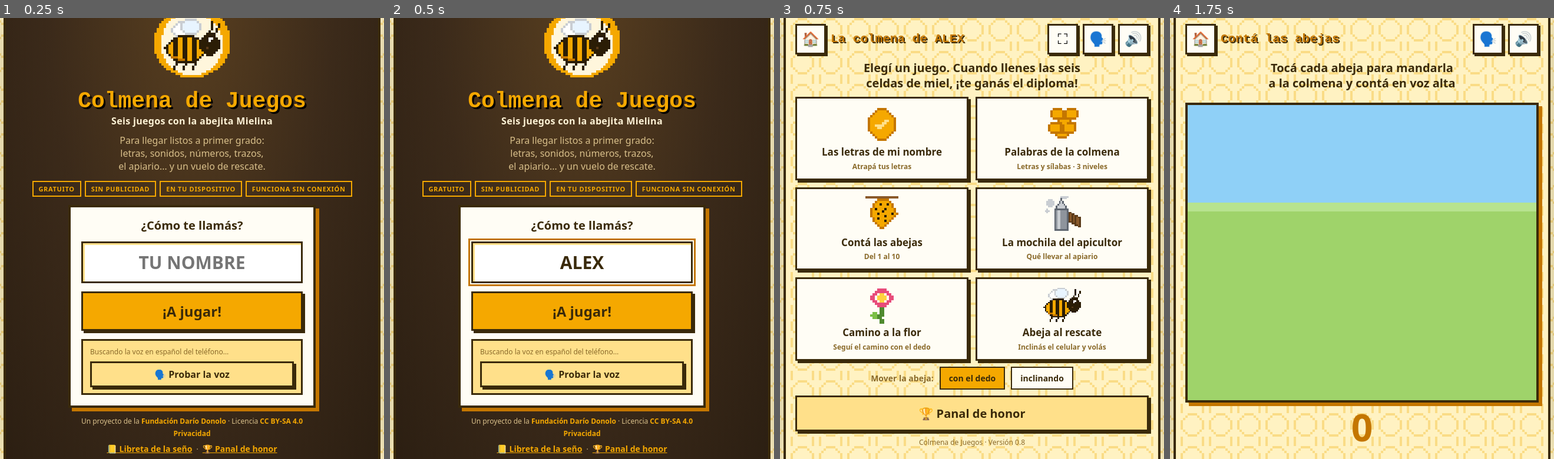
Above: before the commit, frames 1-4 (left to right).
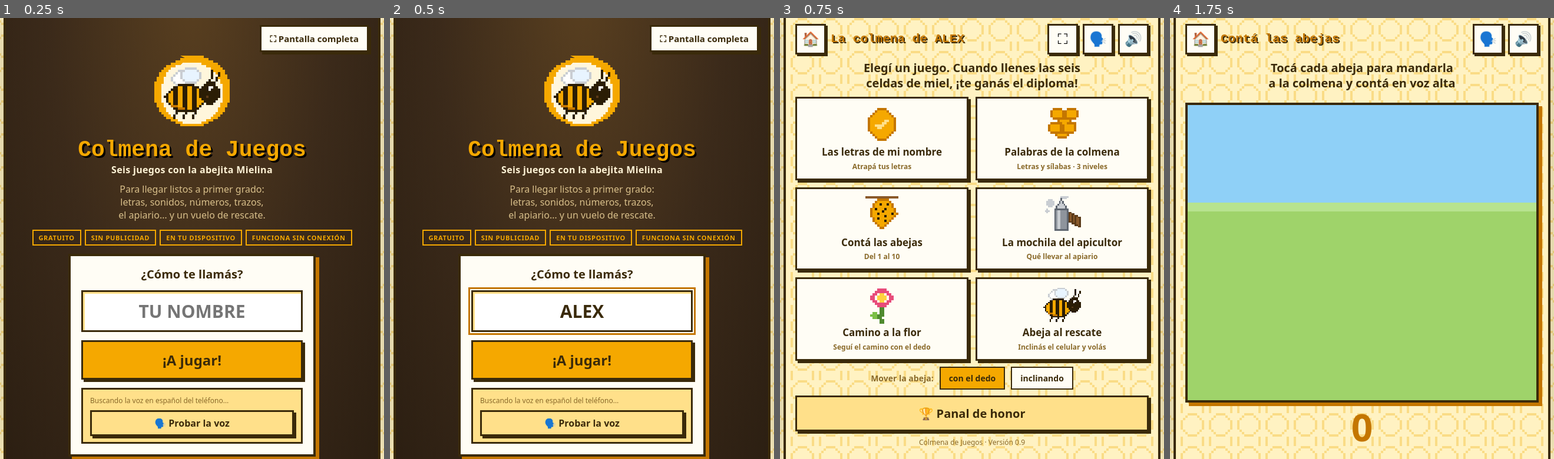
Above: after the commit, the same moments.

Repository: fundaciondd/colmenadejuegos
Game: browser game, page index.html
Two runs of this game, one before a commit and one after it. Both use one fixed random seed, a clock stepped at 60 frames per second and the inputs below.
Inputs (mouse positions are in pixels of both pictures, inside the frame that each line leads up to; where the layout moved, square brackets give the same spot in the first picture):
- Up to frame 1 (0.25 s): no input
- Up to frame 2 (0.5 s): click (582, 313) [582, 260] at 0.27 s; type "Alex" at 0.27 s
- Up to frame 3 (0.75 s): click "¡A jugar!" at 0.52 s
- Up to frame 4 (1.75 s): hold Right 1.03-1.53 s; click (1362, 256) at 1.07 s; tap Space at 1.1, 1.6 s; hold Down from 1.58 s (still down); click (1292, 203) at 1.67 s

The runs differ from the first frame. In frame 1, 38% of the frame differs, in the area x 8-96%, y 0-100%; in frame 2, 38%; in frame 3, less than 0.1%; in frame 4, nothing differs.

Commit message:
Add files via upload

Diff:
--- a/index.html
+++ b/index.html
@@ -45,7 +45,11 @@
 .foot{font-size:12px;color:var(--muted);text-align:center;margin:0}
 .foot a{color:var(--honey-deep);font-weight:800;text-decoration:none}
 /* home (cover) */
-#scrHome{background:var(--dark) radial-gradient(ellipse at 50% -10%,#5a4020 0,var(--dark) 55%,var(--dark-2) 100%);color:var(--fg-on-dark);align-items:center;justify-content:center;gap:14px}
+#scrHome{background:var(--dark) radial-gradient(ellipse at 50% -10%,#5a4020 0,var(--dark) 55%,var(--dark-2) 100%);color:var(--fg-on-dark);align-items:center;justify-content:center;justify-content:safe center;gap:14px;padding-top:calc(64px + env(safe-area-inset-top,0px))}
+#scrHome>*:first-child+.emblem{margin-top:0}
+.fspill{position:absolute;top:calc(12px + env(safe-area-inset-top,0px));right:16px;background:var(--panel);color:var(--fg);border:3px solid var(--line);box-shadow:4px 4px 0 var(--line);font:800 15px var(--font-body);padding:10px 14px;cursor:pointer;z-index:2;max-width:calc(100% - 32px)}
+.fspill:active{transform:translate(3px,3px);box-shadow:1px 1px 0 var(--line)}
+.fspill:focus-visible{outline:3px solid var(--honey);outline-offset:2px}
 #scrHome .emblem{width:128px;height:128px;max-width:100%;image-rendering:pixelated}
 #scrHome .emblem svg{width:100%;height:100%;display:block}
 #scrHome h1{color:var(--honey);text-shadow:3px 3px 0 #000}
@@ -143,6 +147,7 @@
 
 <!-- Portada -->
 <section class="screen" id="scrHome">
+  <button class="fspill" id="fsBtnHome">⛶ Pantalla completa</button>
   <div class="emblem" id="emblem" role="img" aria-label="Emblema: Mielina, la abeja"></div>
   <h1>Colmena de Juegos <small>Seis juegos con la abejita Mielina</small></h1>
   <p class="lead">Para llegar listos a primer grado: letras, sonidos, números, trazos, el apiario… y un vuelo de rescate.</p>
@@ -163,7 +168,7 @@
     <div>Un proyecto de la <a href="https://www.fundaciondd.org.ar/" rel="noopener">Fundación Darío Donolo</a> · Licencia <a href="https://creativecommons.org/licenses/by-sa/4.0/deed.es" rel="noopener">CC BY-SA 4.0</a></div>
     <details><summary>Privacidad</summary><p>Los juegos son gratuitos, no tienen publicidad ni rastreadores de terceros …(292 unchanged characters)…
     <div><button class="linkbtn" id="libretaBtn">📒 Libreta de la seño</button> · <button class="linkbtn" id="panalBtn2">🏆 Panal de honor</button></div>
-    <div>Versión 0.8 · Abeja al rescate 0.8</div>
+    <div>Versión 0.9 · Abeja al rescate 0.8</div>
   </footer>
 </section>
 
@@ -203,7 +208,7 @@
   <div class="toggle">Mover la abeja: <button id="modeTouch" class="on">con el dedo</button><button id="modeTilt">inclinando</button></div>
   <button class="btn green hidden" id="diplomaBtn">Ver mi diploma 🏅</button>
   <button class="btn soft" id="panalBtn">🏆 Panal de honor</button>
-  <p class="foot">Colmena de Juegos · Versión 0.8</p>
+  <p class="foot">Colmena de Juegos · Versión 0.9</p>
 </section>
 
 <!-- Juego 1: letras del nombre -->
@@ -1404,7 +1409,7 @@
   {n:5,k:'g5',nm:'Camino a la flor',st:'Seguí el camino con el dedo',pic:'flor'},
   {n:6,k:'g6',nm:'Abeja al rescate',st:'Inclinás el celular y volás',pic:'abeja'}
 ];
-const VERSION='0.8';
+const VERSION='0.9';
 const S={name:'',letters:[],mode:'touch',done:{},cur:0};
 /* ---------- Configuración externa (config.json junto a index.html) y envío a la planilla de la Fundación ---------- */
 const CFG={endpoint:''};
@@ -1560,18 +1565,27 @@
 
 /* ---------- Pantalla completa e instalación ---------- */
 (function(){
-  const d=document.documentElement,btn=$('fsBtn');
+  const d=document.documentElement,btns=[$('fsBtn'),$('fsBtnHome')];
   const req=d.requestFullscreen||d.webkitRequestFullscreen,exit=document.exitFullscreen||document.webkitExitFullscreen;
   const isFs=()=>!!(document.fullscreenElement||document.webkitFullscreenElement);
   const standalone=window.matchMedia('(display-mode: standalone)').matches||window.matchMedia('(display-mode: fullscreen)').matches||navigator.standalone===true;
   const enabled=document.fullscreenEnabled!==false&&document.webkitFullscreenEnabled!==false&&!!req;
-  if(standalone)btn.hidden=true;
-  if(!enabled&&!standalone){btn.textContent='↗';btn.setAttribute('aria-label','Abrir en una ventana propia para jugar a pantalla completa');}
   const ios=/iPhone|iPad|iPod/.test(navigator.userAgent);
   if(ios&&!standalone)$('iosHint').classList.remove('hidden');
-  btn.addEventListener('click',()=>{if(!enabled){window.open(location.href,'_blank','noopener');return;}try{if(isFs())exit.call(document);else{const r=req.call(d,{navigationUI:'hide'});if(r&&r.catch)r.catch(()=>{});}}catch(e){}});
-  const sync=()=>{btn.textContent=isFs()?'🡼':'⛶';btn.setAttribute('aria-label',isFs()?'Salir de pantalla completa':'Pantalla completa');};
-  document.addEventListener('fullscreenchange',sync);document.addEventListener('webkitfullscreenchange',sync);
+  if(standalone||(ios&&!enabled))btns.forEach(b=>b.hidden=true);
+  function sync(){
+    const fs=isFs();
+    const label=!enabled?'Abrir en ventana completa':fs?'Salir de pantalla completa':'Pantalla completa';
+    const ico=!enabled?'↗':fs?'🡼':'⛶';
+    $('fsBtn').textContent=ico;$('fsBtn').setAttribute('aria-label',label);
+    $('fsBtnHome').textContent=ico+' '+label;
+  }
+  function toggle(){
+    if(!enabled){window.open(location.href,'_blank','noopener');return;}
+    try{if(isFs())exit.call(document);else{const r=req.call(d,{navigationUI:'hide'});if(r&&r.catch)r.catch(()=>{});}}catch(e){}
+  }
+  btns.forEach(b=>b.addEventListener('click',toggle));
+  document.addEventListener('fullscreenchange',sync);document.addEventListener('webkitfullscreenchange',sync);sync();
   // instalable y sin conexión: el archivo sw.js se publica junto con index.html (no hace falta para jugar)
   if('serviceWorker' in navigator&&/^https?:$/.test(location.protocol)){try{navigator.serviceWorker.register('sw.js').catch(()=>{});}catch(e){}}
 })();
--- a/sw.js
+++ b/sw.js
@@ -1,5 +1,5 @@
 // Colmena de Juegos · caché para uso sin conexión. Subir una versión nueva = cambiar VERSION.
-const VERSION='colmena-0.8';
+const VERSION='colmena-0.9';
 const BASE=['./','./index.html','./manifest.webmanifest','./config.json','./icon-192.png','./icon-512.png'];
 self.addEventListener('install',e=>{e.waitUntil(caches.open(VERSION).then(c=>c.addAll(BASE)).then(()=>self.skipWaiting()));});
 self.addEventListener('activate',e=>{e.waitUntil(caches.keys().then(ks=>Promise.all(ks.filter(k=>k!==VERSION).map(k=>caches.delete(k)))).then(()=>self.clients.claim()));});
